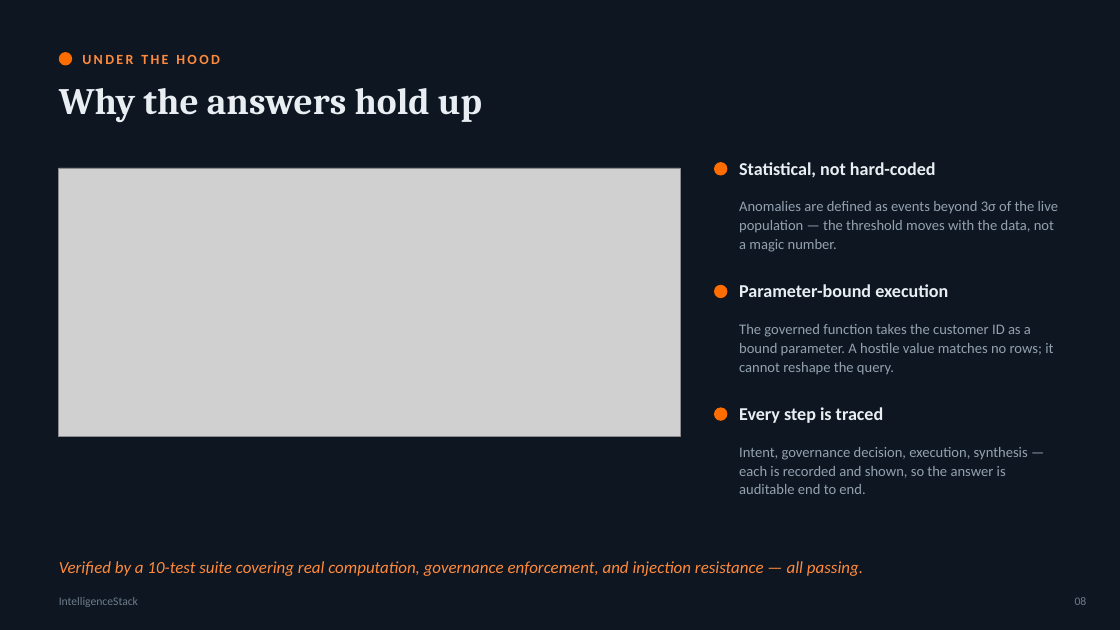
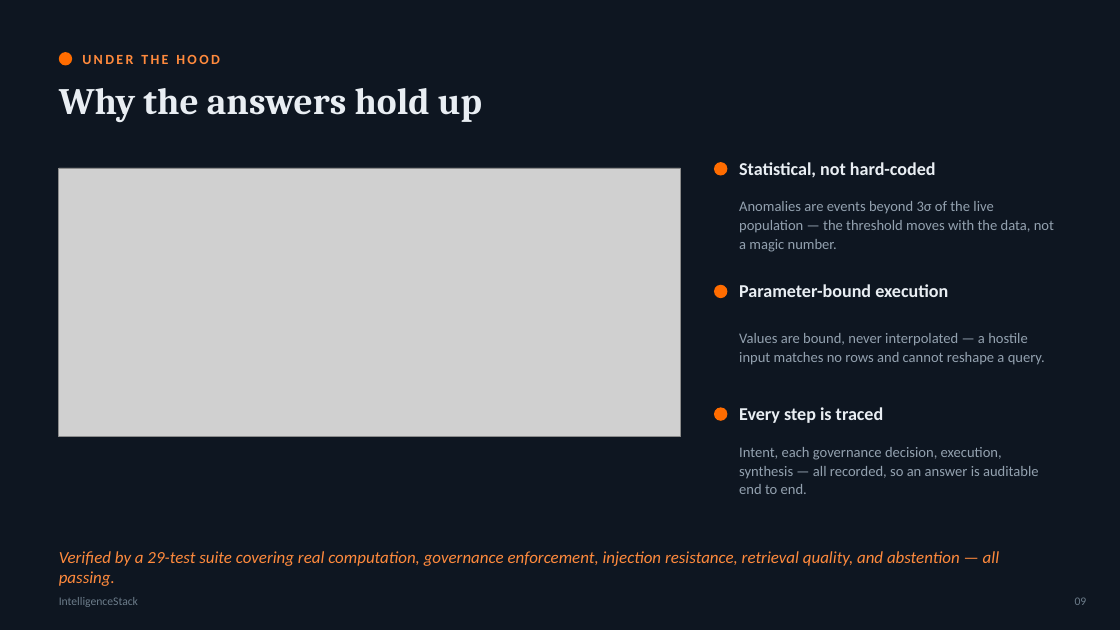
Before and after one commit to atharvvani464/IntelligenceStack, a slide deck: slide 9 of IntelligenceStack_Executive_Deck.pptx (slide 8 before the commit). Drawn at 1120x630 pixels with LibreOffice and Linux fonts; fonts in the diff are those of the drawing; grey boxes stand for pictures. Boxes give left, top, right and bottom in pixels: in the first picture for what was removed or moved away, otherwise in the second. Text is boxed around its words. In the diff, an @@ line names an element or a change of style, - is before the commit and + after.

```diff
--- a/IntelligenceStack_Executive_Deck.pptx
+++ b/IntelligenceStack_Executive_Deck.pptx
@@ text at bbox=[739, 201, 1054, 252]: text changed @@
-Anomalies are defined as events beyond 3σ of the live population — the threshold moves with the data, not a magic number.
+Anomalies are events beyond 3σ of the live population — the threshold moves with the data, not a magic number.
@@ text at bbox=[739, 333, 1045, 365]: text changed @@
-The governed function takes the customer ID as a bound parameter. A hostile value matches no rows; it cannot reshape the query.
+Values are bound, never interpolated — a hostile input matches no rows and cannot reshape a query.
@@ text at bbox=[739, 447, 1039, 494]: text changed @@
-Intent, governance decision, execution, synthesis — each is recorded and shown, so the answer is auditable end to end.
+Intent, each governance decision, execution, synthesis — all recorded, so an answer is auditable end to end.
@@ text at bbox=[59, 551, 999, 586]: text changed @@
-Verified by a 10-test suite covering real computation, governance enforcement, and injection resistance — all passing.
+Verified by a 29-test suite covering real computation, governance enforcement, injection resistance, retrieval quality, and abstention — all passing.
```
Also in this commit, not shown: 6 other slides changed, 2 slides added, 1 slide removed, 1 other file.
